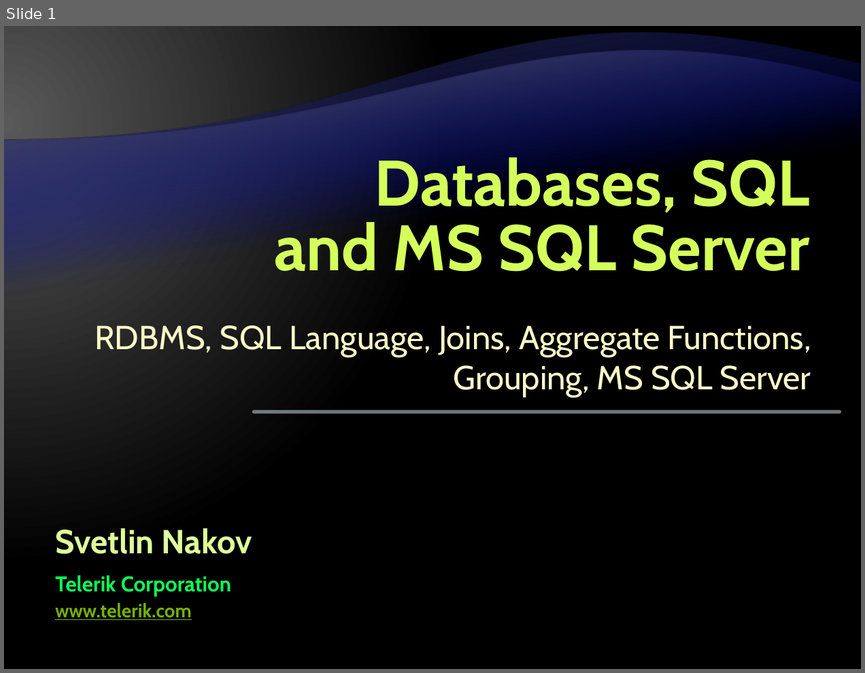
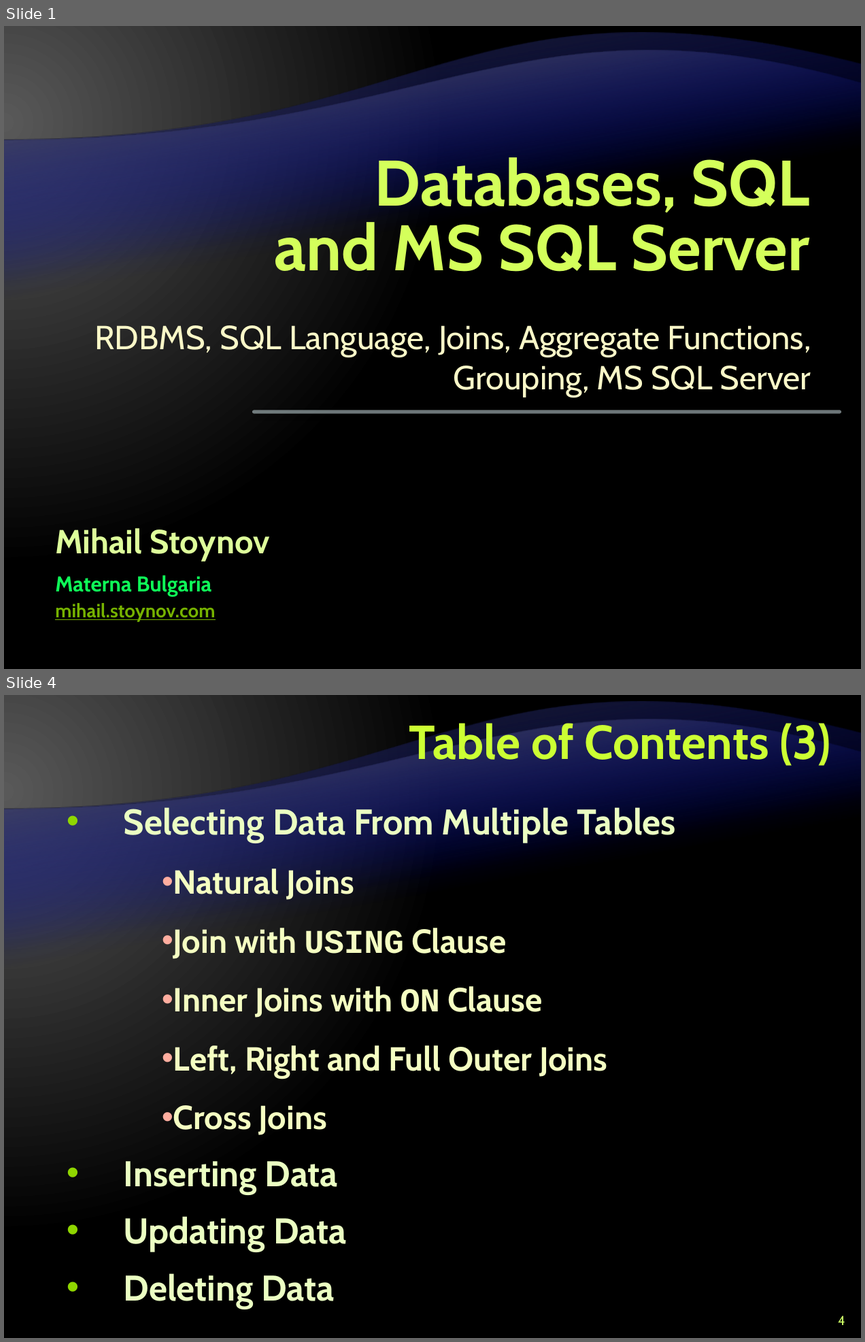
Before and after one commit to Graveheart/aspnetcourse, a slide deck: lectures/5. Databases, SQL and MS SQL Server.pptx. Shown one above the other, each under a label of ours: slide 1 before the commit, slides 1 and 4 after it; the slides between them are not shown. The pictures are 865x673 and 865x1342 pixels, drawn with LibreOffice and Linux fonts; fonts in the diff are those of the drawing; background and template pictures are left out. Boxes give left, top, right and bottom in pixels: in the first picture for what was removed or moved away, otherwise in the second. Text is boxed around its words. In the diff, an @@ line names an element or a change of style, - is before the commit and + after.

```diff
--- a/lectures/5. Databases, SQL and MS SQL Server.pptx
+++ b/lectures/5. Databases, SQL and MS SQL Server.pptx
@@ slide 4 added at (4, 695, 861, 1338), background gradient #595959 to #000000; not listed: 2 template elements that a slide beside it also shows @@
@@ title added at (409, 719, 831, 766), 40 pt, text #CCFF33, bold @@
+Table of Contents (3)
@@ text added at (124, 807, 676, 1308), 28 pt, text #F5FFC2, bold @@
+  • Selecting Data From Multiple Tables
+    • Natural Joins
+    • Join with USING Clause
+    • Inner Joins with ON Clause
+    • Left, Right and Full Outer Joins
+    • Cross Joins
+  • Inserting Data
+  • Updating Data
+  • Deleting Data
@@ page number added at (838, 1315, 845, 1325), 11 pt, text #CCFF66 @@
+4
@@ slide 1 changed as well @@
@@ text at (55, 528, 269, 560): text changed @@
-Svetlin Nakov
+Mihail Stoynov
@@ text at (55, 575, 212, 596): text changed @@
-Telerik Corporation
+Materna Bulgaria
@@ text at (55, 603, 215, 622): text changed @@
-www.telerik.com
+mihail.stoynov.com
```
Also in this commit, not shown: 2 other slides changed, 190 other slides added.
